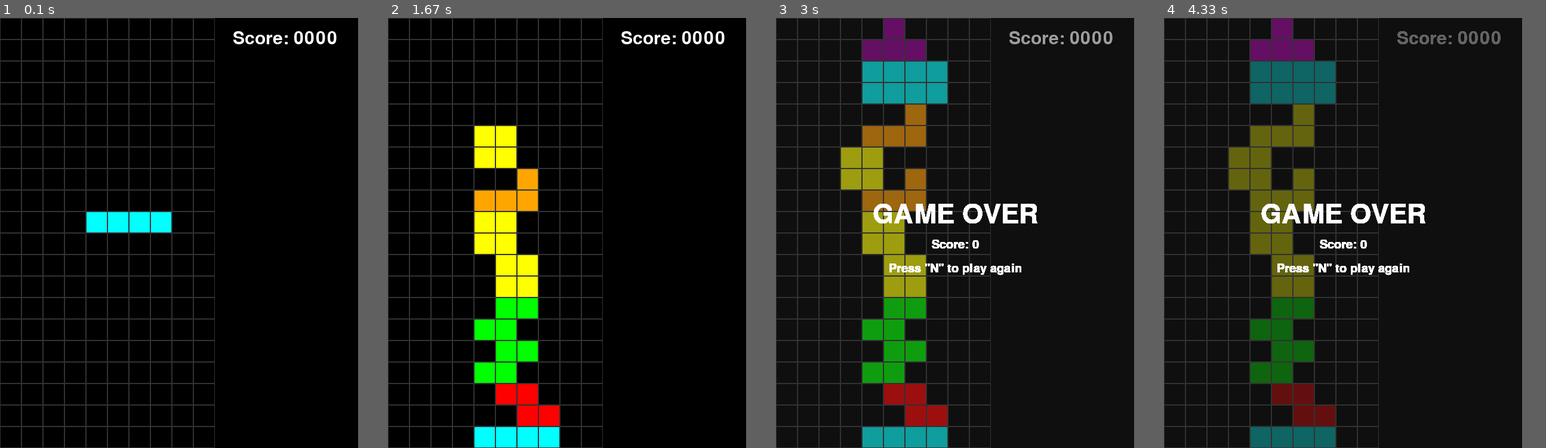
Above: before the commit, frames 1-4 (left to right).
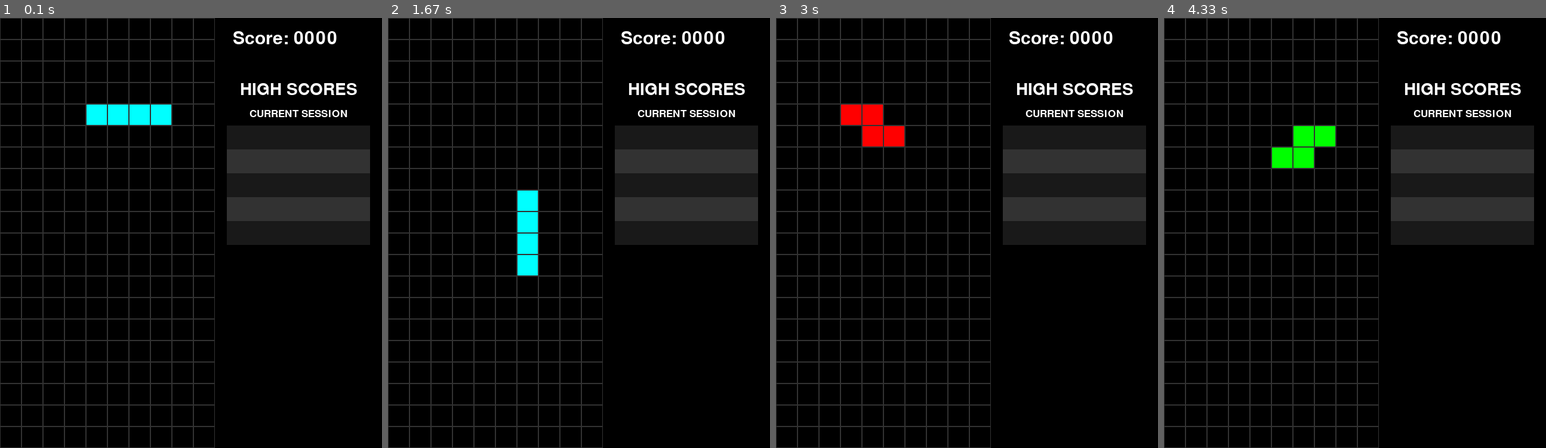
Above: after the commit, the same moments.

Repository: giorgioamasanti/--A---Traditional-DevOps-Process---AI-SE-research-internship
Game: pygame game, started from main.py
Same seed, same stepped clock (60 frames per second), same inputs: the game is played once before the commit and once after it.
Inputs:
- Up to frame 1 (0.1 s): no input
- Up to frame 2 (1.67 s): hold Right 0.33-0.8 s; hold Up 0.83-1.13 s; hold Right 1.17-1.63 s
- Up to frame 3 (3 s): hold Left 1.67-2.2 s; tap S at 1.82 s; hold Down 2.23-2.53 s; hold Left 2.57-2.97 s
- Up to frame 4 (4.33 s): hold Up 3-3.37 s; tap S at 3.15 s; hold Right 3.4-4.03 s; hold Down from 4.07 s (still down)
The window is 600x720 before the commit and 640x720 after it. Grey fills any space a smaller window leaves; there, only what the larger window draws over its background counts as a difference.

The runs differ from the first frame. In frame 1, 13% of the frame differs, in the area x 22-97%, y 15-53%; in frame 2, 20%, in the area x 22-97%, y 15-100%; in frame 3, 19%; in frame 4, 20%.

Commit message:
graphics of high score table

Diff:
--- a/game_render/gameOverScreen.py
+++ b/game_render/gameOverScreen.py
@@ -1,8 +1,8 @@
 import pygame
 
-def gameOverRender(displaySurface, gridState):
+def gameOverRender(displaySurface, gridState, windowWidth, windowHeight):
     """ Render the game over screen"""
-    transparent_background = pygame.Surface((600, 720))
+    transparent_background = pygame.Surface((windowWidth, windowHeight))
     transparent_background.set_alpha(3)
     transparent_background.fill((100,100,100))
     displaySurface.blit(transparent_background, (0,0))
@@ -11,19 +11,19 @@
     font = pygame.font.Font("freesansbold.ttf", 45)
     text = font.render("GAME OVER", True, (255,255,255), None)
     textRect = text.get_rect()
-    textRect.center = (300,330)
+    textRect.center = (windowWidth/2,windowHeight/2 - 30)
     displaySurface.blit(text, textRect)
     #Press "N"
     font2 = pygame.font.Font("freesansbold.ttf", 20)
     text2 = font2.render('Press "N" to play again', True, (255,255,255), None)
     textRect2 = text2.get_rect()
-    textRect2.center = (300,420)
+    textRect2.center = (windowWidth/2,windowHeight/2 + 60)
     displaySurface.blit(text2, textRect2)
     #Score
     font2 = pygame.font.Font("freesansbold.ttf", 20)
     text2 = font2.render(f'Score: {gridState.score}', True, (255,255,255), None)
     textRect2 = text2.get_rect()
-    textRect2.center = (300,380)
+    textRect2.center = (windowWidth/2,windowHeight/2 + 20)
     displaySurface.blit(text2, textRect2)
 
 
--- a/game_render/gridRender.py
+++ b/game_render/gridRender.py
@@ -34,6 +34,49 @@
     textRect.topleft = (390,20)
     gridSurf.blit(text, textRect)
 
-def mainGameRender(gridState, gridSurf):
+def mainGameRender(gridState, gridSurf, currentSessionScoreTable):
     gridRender(gridState, gridSurf)
     scoreRender(gridState, gridSurf)
+    currentScoreTableRender(currentSessionScoreTable, gridSurf)
+
+def currentScoreTableRender(currentSessionScoreTable, gridSurf):
+    cells_in_table = 5
+    cell_height = 40
+    table_width = 240
+    table_top_left = (380,140)
+
+    scoresOnTable = currentSessionScoreTable.scores[0:cells_in_table]
+    timesOnTable = currentSessionScoreTable.times[0:cells_in_table]
+
+    #pygame.draw.rect(gridSurf, (50,50,50), (380,100,table_width,cell_height), 2)
+
+    font = pygame.font.Font("freesansbold.ttf", 28)
+    highscores_text = font.render("HIGH SCORES", True, (255,255,255), None)
+    highscores_textRect = highscores_text.get_rect()
+    highscores_textRect.center = (table_top_left[0] + table_width/2 , table_top_left[1] - 40 + cell_height/2)
+    gridSurf.blit(highscores_text, highscores_textRect)
+
+    font = pygame.font.Font("freesansbold.ttf", 17)
+    current_session_text = font.render("CURRENT SESSION", True, (255,255,255), None)
+    current_session_textRect = current_session_text.get_rect()
+    current_session_textRect.center = (table_top_left[0] + table_width/2 , table_top_left[1] + cell_height/2)
+    gridSurf.blit(current_session_text, current_session_textRect)
+
+    for i in range(cells_in_table):
+        if i % 2 == 0:
+            tablecolour = (25,25,25) #dark grey
+        else:
+            tablecolour = (50,50,50) #light grey
+        pygame.draw.rect(gridSurf, tablecolour, (table_top_left[0],table_top_left[1] + cell_height*(i+1),table_width,cell_height))
+
+    for i in range(len(scoresOnTable)):
+        font = pygame.font.Font("freesansbold.ttf", 17)
+        score = font.render(f"{scoresOnTable[i]:04d}", True, (255,255,255), None)
+        scoreRect = score.get_rect()
+        scoreRect.center = (table_top_left[0]+25,table_top_left[1] + cell_height*(i+1.5))
+        gridSurf.blit(score, scoreRect)
+
+        dt = font.render(f"{timesOnTable[i]}", True, (255,255,255), None)
+        dtRect = dt.get_rect()
+        dtRect.center = (table_top_left[0]+25+125,table_top_left[1] + cell_height*(i+1.5))
+        gridSurf.blit(dt, dtRect)
--- a/main.py
+++ b/main.py
@@ -19,7 +19,7 @@
         self.gridShape = (10,20)
         self.cellSize = 36
         #initializing game window
-        self.windowWidth = self.gridShape[0]*self.cellSize + 240
+        self.windowWidth = self.gridShape[0]*self.cellSize + 280
         self.windowHeight = self.gridShape[1]*self.cellSize
         self.displaySurf = pygame.display.set_mode((self.windowWidth, self.windowHeight))
         #taking grid properties and defining an initial gridState
@@ -28,7 +28,7 @@
         #defining the commands list
         self.commands = []
         #defining the dropper timer
-        self.dropperTimer = dropperTimer(dropInterval=0.010) # was 0.5 before
+        self.dropperTimer = dropperTimer(dropInterval=0.350) # was 0.5 before
         #changing name of window
         pygame.display.set_caption("Tetris")
         #initializing background music
@@ -52,7 +52,7 @@
     def main_game_render(self):
         """ Render game state """
         #renders the grid and other stuff for main game
-        mainGameRender(self.gridState, self.displaySurf)
+        mainGameRender(self.gridState, self.displaySurf, self.currentSessionScoreTable)
         pygame.display.update()
 
     def gameover_events(self):
@@ -69,7 +69,7 @@
 
     def gameover_render(self):
         """ Renders the game over screen"""
-        gameOverRender(self.displaySurf, self.gridState)
+        gameOverRender(self.displaySurf, self.gridState, self.windowWidth, self.windowHeight)
 
     def run(self):
         """ Run the game """
